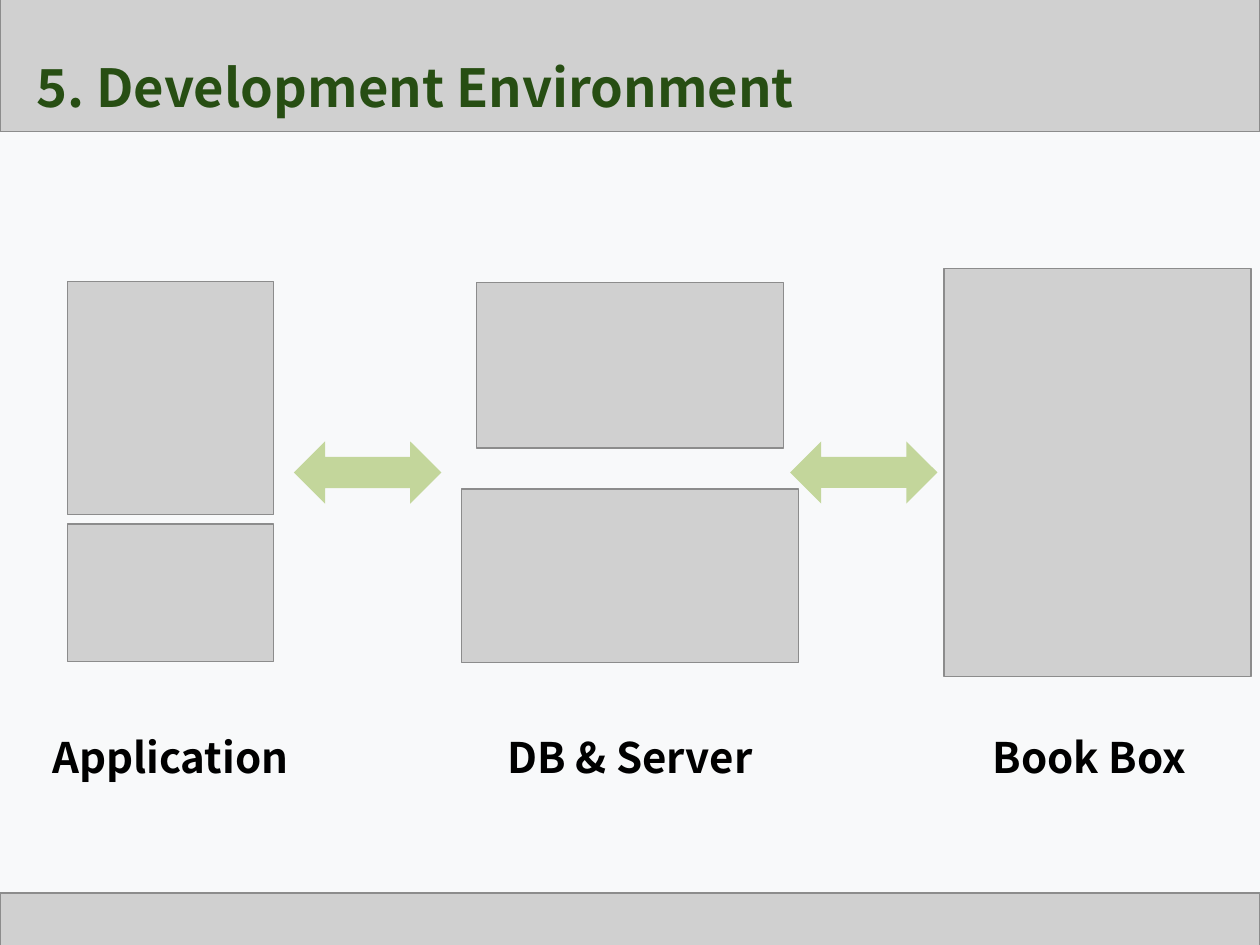
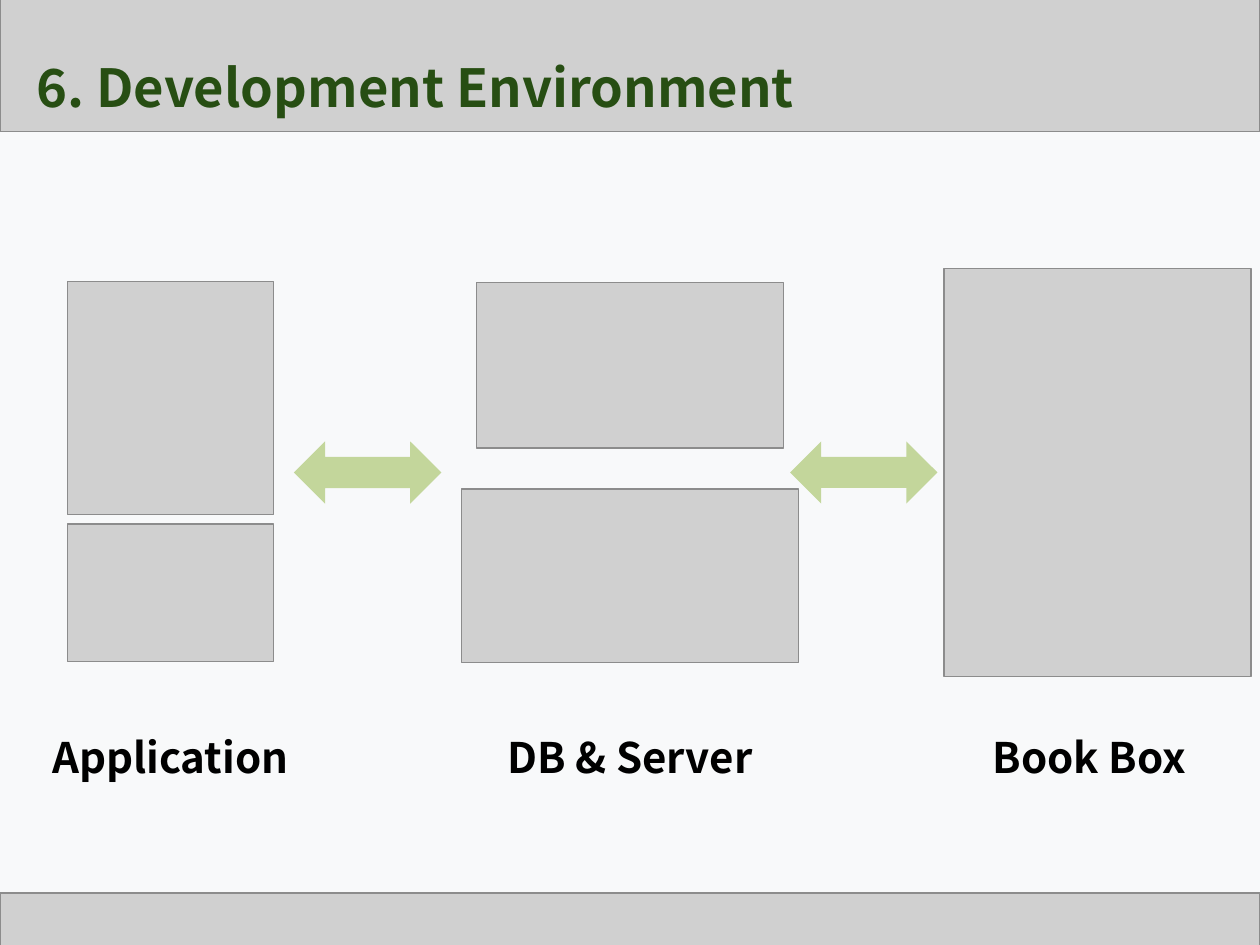
Before and after one commit to Team-GoNaMi/Docs, a slide deck: slide 21 of PPT/Team1_Presentation Material_3rd Week.pptx (slide 15 before the commit). Drawn at 1260x945 pixels with LibreOffice and Linux fonts; fonts in the diff are those of the drawing; grey boxes stand for pictures. Boxes give left, top, right and bottom in pixels: in the first picture for what was removed or moved away, otherwise in the second. Text is boxed around its words. In the diff, an @@ line names an element or a change of style, - is before the commit and + after.

```diff
--- a/PPT/Team1_Presentation Material_3rd Week.pptx
+++ b/PPT/Team1_Presentation Material_3rd Week.pptx
@@ text at (36, 64, 794, 119): text changed @@
-5. Development Environment
+6. Development Environment
```
Also in this commit, not shown: 15 other slides changed, 6 slides added, 1 other file.
